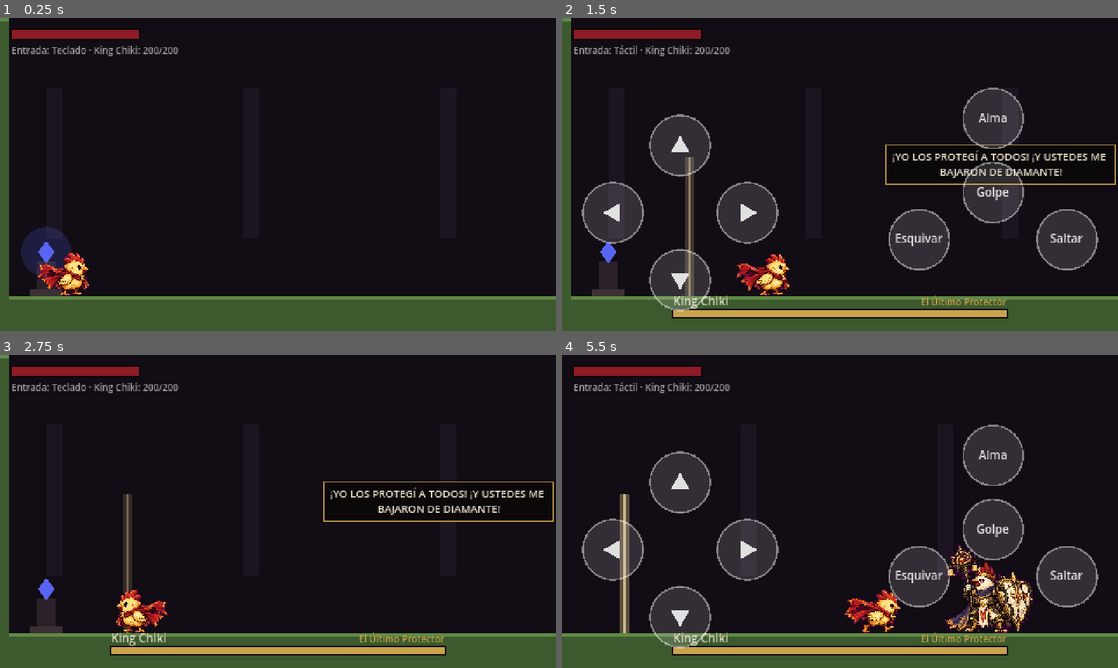
Above: before the commit, frames 1-4 (two rows, left to right).
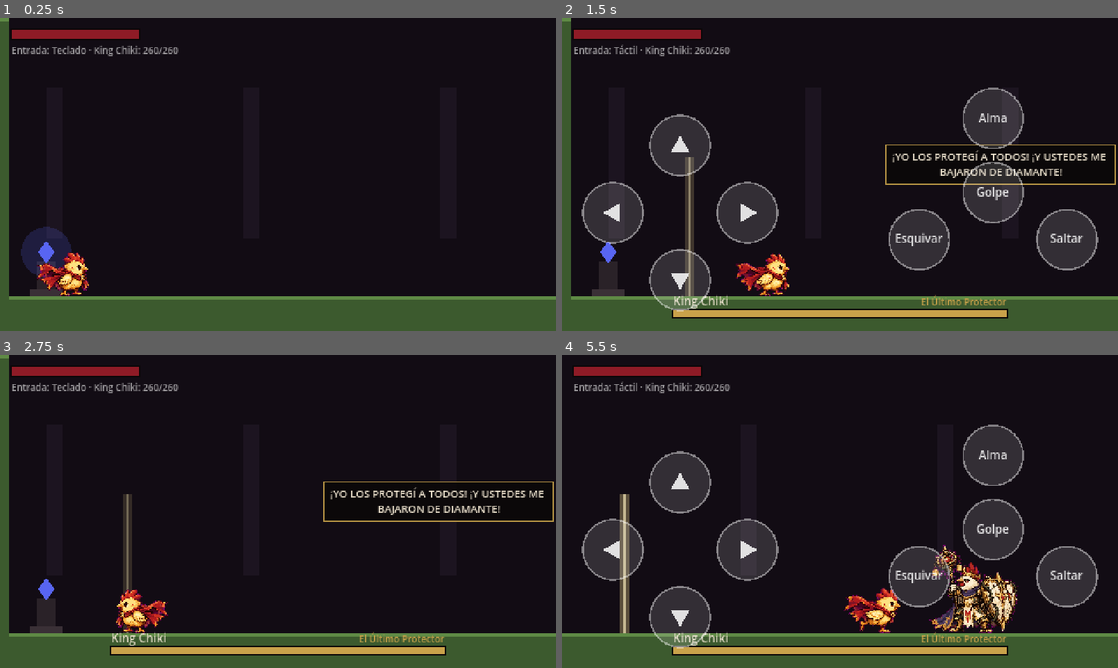
Above: after the commit, the same moments.

Repository: PolloFreddyS/eclipse_of_the_tilted
Game: Godot game, scene res://scenes/arena.tscn
Same seed, same stepped clock (60 frames per second), same inputs: the game is played once before the commit and once after it. This scene is started directly instead of the project's main scene.
Inputs (mouse positions are in pixels of both pictures, inside the frame that each line leads up to):
- Up to frame 1 (0.25 s): no input
- Up to frame 2 (1.5 s): tap Enter at 0.5 s; move the mouse to (962, 158) at 0.52 s; hold D (move_right) 0.53-1.25 s; tap J (attack) at 0.6 s; click (962, 158) at 0.67 s; tap Space (jump) at 0.77 s; drag from (728, 190) to (606, 271) at 1.27 s
- Up to frame 3 (2.75 s): move the mouse to (333, 442) at 2.02 s; hold A (move_left) from 2.03 s (still down); tap U (soul) at 2.1 s
- Up to frame 4 (5.5 s): release A (move_left) at 2.75 s; drag from (812, 574) to (673, 464) at 2.77 s; move the mouse to (1006, 558) at 3.52 s; hold D (move_right) 3.53-4.25 s; tap K at 3.6 s; tap Space (jump) at 3.77 s; drag from (673, 464) to (606, 608) at 4.27 s; move the mouse to (867, 511) at 5.02 s; hold D (move_right) from 5.03 s (still down); tap L at 5.1 s; click (867, 511) at 5.17 s

The runs differ from the first frame. In frame 1, less than 0.1% of the frame differs, in the area x 7-31%, y 9-89%; in frame 2, less than 0.1%; in frame 3, less than 0.1%; in frame 4, 3.6%, in the area x 24-85%, y 9-89%.

Commit message:
Patas del Pollito, efectos de ataques y King Chiki más difícil
- Pollito: las líneas finas (patas) ya no se pierden al reducir el dibujo
  (--min-cover 0.3) y la carrera va a 14 cuadros/s para que no patine.
- Efectos: arco del golpe con escudo, anillo y polvo del golpe al suelo,
  columna de luz de ¡POR AHÍ NO!, raíces más altas, sacudida de cámara y
  pausa breve en cada golpe.
- King Chiki: 260 de vida; fase II mucho más rápida y con menos aperturas,
  raíces más largas y rápidas, furia más corta, y tocarlo hace daño.
- Prueba de espinas: pone al Pollito encima en vez de depender del retroceso.

Co-Authored-By: Claude Opus 5.5 <noreply@anthropic.com>
Claude-Session: https://claude.ai/code/session_01WQsJFqYbZpAUH5QgXnu6Dm

Diff:
--- a/game/scripts/arena.gd
+++ b/game/scripts/arena.gd
@@ -47,6 +47,7 @@
 	hud.bind_boss(boss, "King Chiki", "El Último Protector")
 	player.respawned.connect(_reset_fight)
 	boss.defeated.connect(_on_boss_defeated)
+	boss.struck.connect(func() -> void: hitstop(0.04))
 	boss.phase_changed.connect(func(_phase: int) -> void: hud.set_boss_title("El Chiquito Tilteado"))
 
 
--- a/game/scripts/ground_mark.gd
+++ b/game/scripts/ground_mark.gd
@@ -32,6 +32,9 @@
 
 
 func _blast() -> void:
+	var room := get_parent()
+	if style == "blast" and room.has_method("shake"):
+		room.shake(3.0, 0.2)
 	var player := get_tree().get_first_node_in_group("player")
 	if player and absf(player.global_position.x - global_position.x) <= radius \
 			and player.global_position.y > global_position.y - 48.0:
@@ -50,13 +53,17 @@
 		# Espinas oscuras que salen del suelo.
 		var p := clampf((_t - warn_time) / BLAST_TIME, 0.0, 1.0)
 		var fade := 1.0 - maxf(_t - warn_time - BLAST_TIME, 0.0) / 0.15
-		var h := 30.0 * minf(p * 2.0, 1.0)
+		var h := 40.0 * minf(p * 2.0, 1.0)
 		for i in 3:
 			var x := -radius + radius * i
-			draw_colored_polygon(PackedVector2Array([Vector2(x - 4, 0), Vector2(x + 1, -h), Vector2(x + 5, 0)]), Color(0.3, 0.04, 0.09, fade))
-			draw_line(Vector2(x + 1, -h), Vector2(x + 1, -h + 6), Color(1.0, 0.4, 0.4, fade), 1.0)
+			var tip := h * (1.0 if i == 1 else 0.75)
+			draw_colored_polygon(PackedVector2Array([Vector2(x - 5, 0), Vector2(x + 1, -tip), Vector2(x + 6, 0)]), Color(0.45, 0.05, 0.12, fade))
+			draw_line(Vector2(x + 1, -tip), Vector2(x + 1, -tip + 10), Color(1.0, 0.55, 0.5, fade), 2.0)
 	else:
 		var p := clampf((_t - warn_time) / BLAST_TIME, 0.0, 1.0)
 		var fade := 1.0 - p
-		draw_rect(Rect2(-radius, -48.0 * (0.4 + 0.6 * p), radius * 2.0, 48.0 * (0.4 + 0.6 * p)), Color(0.94, 0.84, 0.55, 0.5 * fade))
-		draw_circle(Vector2(0, -6), radius * (0.6 + 0.6 * p), Color(0.56, 0.1, 0.15, 0.6 * fade))
+		# Columna de luz que sube desde la marca.
+		var h := 90.0 * (0.5 + 0.5 * p)
+		draw_rect(Rect2(-radius, -h, radius * 2.0, h), Color(0.94, 0.84, 0.55, 0.45 * fade))
+		draw_rect(Rect2(-radius * 0.4, -h, radius * 0.8, h), Color(1.0, 0.97, 0.85, 0.8 * fade))
+		draw_circle(Vector2(0, -6), radius * (0.6 + 0.6 * p), Color(0.8, 0.15, 0.2, 0.6 * fade))
--- a/game/scripts/king_chiki.gd
+++ b/game/scripts/king_chiki.gd
@@ -9,17 +9,19 @@
 ##
 ## Transición (50 %): intenta curarse, la magia falla y el Tilt lo consume.
 ##
-## Fase II "El Chiquito Tilteado" (50 %–0 %), agresiva, sin escudo:
+## Fase II "El Chiquito Tilteado" (50 %–0 %), agresiva, sin escudo y dañina al tocarlo:
 ## - Democión Maldita: golpe al suelo que lanza ondas hacia ambos lados (hay que saltarlas).
 ## - Raíces del Tilt: espinas en fila hacia el Pollito, cada una con su aviso.
 ## - Furia del Chiquito: tres golpes seguidos y una apertura larga al final.
 
 signal health_changed(hp: int, max_hp: int)
+signal struck          # recibió un golpe del Pollito (para la pausa de impacto)
 signal phase_changed(phase: int)
 signal defeated
 
 const GroundMark := preload("res://scripts/ground_mark.gd")
 const Shockwave := preload("res://scripts/shockwave.gd")
+const Vfx := preload("res://scripts/vfx.gd")
 
 ## Hoja de King Chiki (assets/king_chiki/king_chiki.png). Dibujado mirando a la izquierda.
 const SHEET := preload("res://assets/king_chiki/king_chiki.png")
@@ -47,12 +49,14 @@
 }
 """
 
-const MAX_HP := 200
+const MAX_HP := 260
 const GRAVITY := 980.0
 const NEAR := 80.0               # a esta distancia prefiere el golpe de escudo
 const BASH_ACTIVE := 0.15
 const BASH_REACH := Vector2(58, 44)
 const BASH_DAMAGE := 30
+const BASH_DAMAGE_TILTED := 35
+const CONTACT_DAMAGE := 15        # en la fase II, tocarlo duele
 const BASH_FORCE := 1.6
 const BASH_LUNGE := 160.0
 const CAST_TIME := 1.1
@@ -64,20 +68,21 @@
 const CORRUPTION := 0.75          # cuánto lo tiñe el Tilt en la fase II (1.0 lo vuelve una silueta)
 const SLAM_WINDUP := 0.7
 const SLAM_RECOVER := 0.9
-const ROOTS := 6
-const ROOT_STEP := 34.0
-const ROOT_DELAY := 0.16
+const ROOTS := 9
+const ROOT_STEP := 32.0
+const ROOT_DELAY := 0.1
+const ROOT_WARN := 0.5
 const FURY_HITS := 3
-const FURY_WINDUP := 0.28
-const FURY_GAP := 0.2
-const FURY_RECOVER := 1.3
+const FURY_WINDUP := 0.24
+const FURY_GAP := 0.12
+const FURY_RECOVER := 0.9
 
 ## Ajustes por fase: la fase II es más rápida y ya no se cubre.
 const PHASES := {
-	1: {"walk": 40.0, "turn": 0.5, "windup": 0.55, "recover": 0.8, "rest": 0.9,
+	1: {"walk": 45.0, "turn": 0.45, "windup": 0.5, "recover": 0.7, "rest": 0.7,
 		"pattern": ["bash", "cast", "bash", "bash", "cast"]},
-	2: {"walk": 70.0, "turn": 0.3, "windup": 0.4, "recover": 0.6, "rest": 0.5,
-		"pattern": ["slam", "fury", "roots", "fury", "slam", "roots"]},
+	2: {"walk": 95.0, "turn": 0.2, "windup": 0.35, "recover": 0.45, "rest": 0.25,
+		"pattern": ["slam", "fury", "cast", "roots", "fury", "slam", "fury", "roots"]},
 }
 
 const LINES := {
@@ -195,6 +200,7 @@
 	hp = max(hp - damage, 0)
 	_flash = 0.12
 	health_changed.emit(hp, MAX_HP)
+	struck.emit()
 	if hp == 0:
 		_set_state(State.DEFEATED, 0.0)
 		speech = ""
@@ -319,6 +325,9 @@
 				_set_state(State.IDLE, _cfg("rest"))
 
 	_tilt.set_shader_parameter("amount", _corruption)
+	if phase == 2 and state != State.DEFEATED and player and absf(dx) < 22.0 \
+			and absf(player.global_position.y - global_position.y) < 50.0:
+		player.hurt(CONTACT_DAMAGE, global_position.x)
 	move_and_slide()
 	_animate()
 	queue_redraw()
@@ -390,7 +399,7 @@
 	var mark := GroundMark.new()
 	mark.style = "roots"
 	mark.radius = 14.0
-	mark.warn_time = 0.6
+	mark.warn_time = ROOT_WARN
 	mark.damage = 20
 	mark.position = Vector2(_roots_x, global_position.y)
 	get_parent().add_child(mark)
@@ -400,6 +409,9 @@
 
 
 func _slam() -> void:
+	Vfx.spawn(get_parent(), global_position, "ring", Color(1.0, 0.3, 0.25), 1, 1.2, 0.4)
+	Vfx.spawn(get_parent(), global_position, "dust", Color.WHITE, 1, 1.0, 0.5)
+	_shake(6.0, 0.35)
 	for dir in [-1, 1]:
 		var wave := Shockwave.new()
 		wave.direction = dir
@@ -414,10 +426,19 @@
 	query.shape = shape
 	query.transform = Transform2D(0.0, global_position + Vector2(facing * 36, -22))
 	query.collision_mask = 1 << 2  # capa 3: el jugador
+	var slash := Color(0.95, 0.82, 0.45) if phase == 1 else Color(1.0, 0.25, 0.25)
+	Vfx.spawn(get_parent(), global_position + Vector2(facing * 34, -26), "slash", slash, facing, 1.4, 0.2)
+	_shake(2.0, 0.12)
 	for hit in get_world_2d().direct_space_state.intersect_shape(query):
 		var target: Object = hit["collider"]
 		if target.has_method("hurt"):
-			target.hurt(BASH_DAMAGE, global_position.x, BASH_FORCE)
+			target.hurt(BASH_DAMAGE if phase == 1 else BASH_DAMAGE_TILTED, global_position.x, BASH_FORCE)
+
+
+func _shake(strength: float, seconds: float) -> void:
+	var room := get_parent()
+	if room.has_method("shake"):
+		room.shake(strength, seconds)
 
 
 func _animate() -> void:
--- a/game/scripts/player.gd
+++ b/game/scripts/player.gd
@@ -2,6 +2,7 @@
 ## El Pollito Sin Nombre: correr, saltar, atacar, esquivar, recibir daño y reaparecer.
 
 signal health_changed(hp: int, max_hp: int)
+signal damaged
 signal died
 signal respawned
 
@@ -31,7 +32,7 @@
 const FRAME := 64
 const ANIMATIONS := {
 	"idle": [0, 4, 6.0, true],
-	"run": [1, 6, 12.0, true],
+	"run": [1, 6, 14.0, true],
 	"jump": [2, 2, 8.0, false],
 	"fall": [3, 2, 8.0, true],
 	"attack": [4, 4, 18.0, false],
@@ -100,6 +101,7 @@
 		return false
 	hp = max(hp - amount, 0)
 	health_changed.emit(hp, MAX_HP)
+	damaged.emit()
 	var away := 1.0 if global_position.x >= from_x else -1.0
 	velocity = Vector2(KNOCKBACK.x * away * force, KNOCKBACK.y)
 	_hurt_timer = HURT_TIME
--- a/game/scripts/room.gd
+++ b/game/scripts/room.gd
@@ -11,7 +11,10 @@
 var blocks: Array[Rect2] = []
 var player: CharacterBody2D
 var hud: Control
+var camera: Camera2D
 var _debug: Label
+var _shake := 0.0
+var _shake_strength := 0.0
 
 
 func build_blocks() -> void:
@@ -32,7 +35,7 @@
 	player.position = at
 	add_child(player)
 
-	var camera := Camera2D.new()
+	camera = Camera2D.new()
 	camera.limit_left = 0
 	camera.limit_top = 0
 	camera.limit_right = int(room_size.x)
@@ -45,12 +48,39 @@
 	hud = Hud.new()
 	ui.add_child(hud)
 	hud.bind(player)
+	player.damaged.connect(func() -> void:
+		shake(4.0, 0.25)
+		hitstop(0.08))
 	_debug = Label.new()
 	_debug.position = Vector2(10, 22)
 	_debug.add_theme_font_size_override("font_size", 8)
 	_debug.modulate.a = 0.6
 	ui.add_child(_debug)
 	ui.add_child(TouchControls.new())
+
+
+## Sacude la cámara (golpes fuertes, impactos en el suelo).
+func shake(strength: float, seconds: float) -> void:
+	_shake = maxf(_shake, seconds)
+	_shake_strength = maxf(_shake_strength, strength)
+
+
+## Congela la acción un instante para que el golpe se sienta.
+func hitstop(seconds: float) -> void:
+	Engine.time_scale = 0.05
+	await get_tree().create_timer(seconds, true, false, true).timeout
+	Engine.time_scale = 1.0
+
+
+func _physics_process(delta: float) -> void:
+	if camera == null:
+		return
+	if _shake > 0.0:
+		_shake = maxf(_shake - delta, 0.0)
+		camera.offset = Vector2(randf_range(-1, 1), randf_range(-1, 1)) * _shake_strength * (_shake / 0.25 if _shake < 0.25 else 1.0)
+	else:
+		_shake_strength = 0.0
+		camera.offset = Vector2.ZERO
 
 
 func set_debug(text: String) -> void:
--- /dev/null
+++ b/game/scripts/vfx.gd
@@ -0,0 +1,53 @@
+extends Node2D
+## Efecto visual corto que se borra solo:
+## "slash" arco de un golpe, "ring" anillo de impacto en el suelo, "dust" polvo que sale a los lados.
+
+var kind := "slash"
+var color := Color(1.0, 0.9, 0.6)
+var direction := 1
+var size := 1.0
+var life := 0.18
+
+var _t := 0.0
+
+
+static func spawn(parent: Node, at: Vector2, kind: String, color: Color, direction := 1, size := 1.0, life := 0.18) -> void:
+	var fx: Node2D = load("res://scripts/vfx.gd").new()
+	fx.position = at
+	fx.kind = kind
+	fx.color = color
+	fx.direction = direction
+	fx.size = size
+	fx.life = life
+	parent.add_child(fx)
+
+
+func _process(delta: float) -> void:
+	_t += delta
+	if _t >= life:
+		queue_free()
+	queue_redraw()
+
+
+func _draw() -> void:
+	var p := _t / life
+	var c := color
+	c.a = 1.0 - p
+	match kind:
+		"slash":
+			# Arco grueso delante, que se abre y se desvanece.
+			var r := 26.0 * size * (0.7 + 0.3 * p)
+			var start := -PI * 0.45 if direction > 0 else PI * 0.55
+			for i in 3:
+				draw_arc(Vector2.ZERO, r - i * 4.0, start, start + PI * 0.9, 16, Color(c, c.a * (1.0 - i * 0.3)), 3.0 - i)
+		"ring":
+			draw_set_transform(Vector2.ZERO, 0.0, Vector2(1.0, 0.3))
+			draw_arc(Vector2.ZERO, 20.0 + 60.0 * size * p, 0.0, TAU, 32, c, 3.0)
+			draw_set_transform(Vector2.ZERO)
+			draw_circle(Vector2(0, -6), 18.0 * size * (1.0 - p), Color(1.0, 0.95, 0.85, c.a * 0.7))
+		"dust":
+			for i in 8:
+				var side := -1.0 if i % 2 == 0 else 1.0
+				var x := side * (10.0 + 50.0 * size * p) * (0.5 + 0.5 * float(i) / 8.0)
+				var y := -4.0 - 14.0 * p * (float(i % 3) / 2.0)
+				draw_circle(Vector2(x, y), 3.0 * (1.0 - p) + 1.0, Color(0.55, 0.45, 0.4, c.a * 0.8))
Binary file changed: game/assets/pollito/pollito.png
Not shown, added: game/scripts/vfx.gd.uid
Not shown, changed: scripts/art/sheet_to_frames.py
Not shown, changed: tests/web-smoke.mjs
